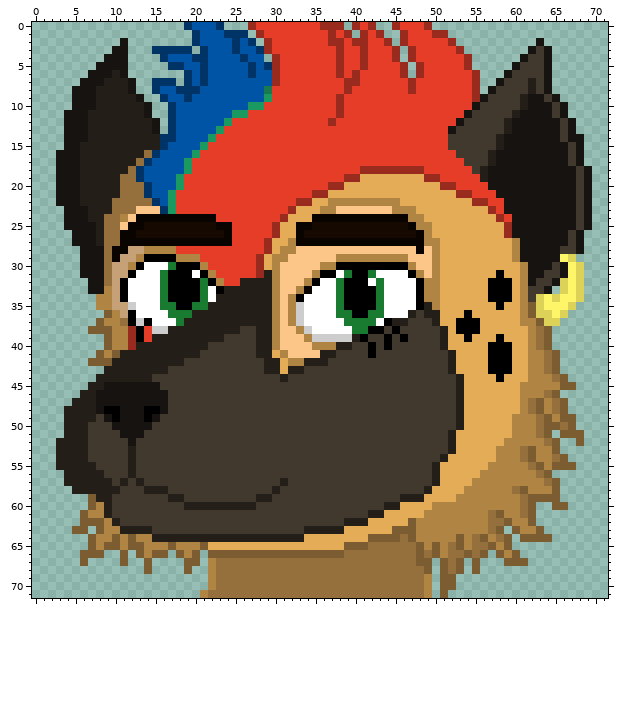
Two versions of one sprite sheet, sprites/spr_nat_faces/531d35eb-730a-4ca3-bacc-f66650528c78.png. The picture above was drawn from the file before the commit.
The file is 72x72 pixels.
And afterwards:
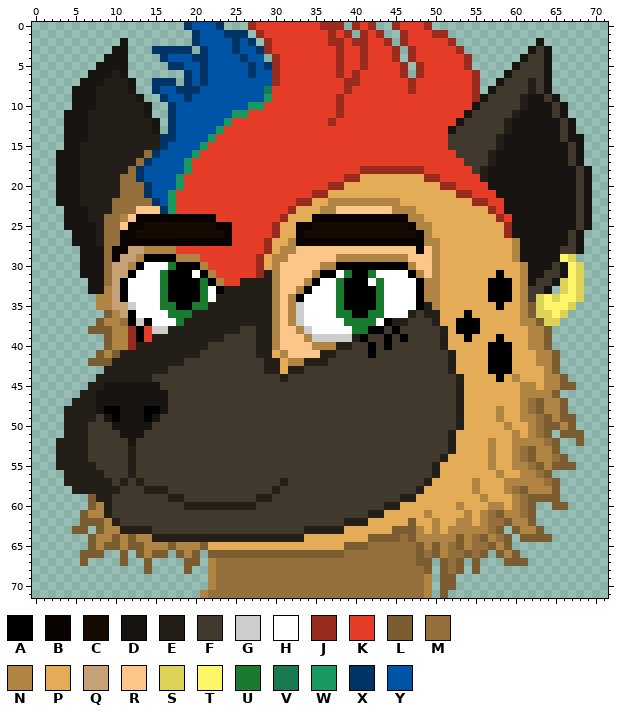
Palette (. is transparent): A #000000  B #0a0401  C #160902  D #161310  E #231e18  F #42392e  G #cdcdcd  H #ffffff  J #992a1e  K #e53d27  L #7c5c31  M #96703c  N #b08442  P #e5ac57  Q #c6a077  R #fdc689  S #dbd257  T #fff568  U #197b30  V #187a4e  W #1a9961  X #003366  Y #0054a6
Difference:
y 38..40: x 63 M -> N
y 41..42: x 62 N -> P; x 64 M -> N
y 43: x 62..64 NNM -> PPN
y 44: x 60 P -> N; x 62..63 NN -> PP; x 65 M -> N
y 45: x 63 N -> P
y 46: x 64 M -> N
y 47: x 65 M -> N
y 48: x 58 P -> N; x 65 M -> N
y 49: x 58 P -> N; x 60 N -> P
y 50: x 59..61 PNN -> NPP; x 66 M -> N
y 51: x 61 N -> P
y 52: x 57 P -> N; x 59 N -> P
y 53..54: x 57..59 PNN -> NPP
y 55: x 58..59 NN -> PP
y 56: x 56..57 NN -> PP; x 59..60 NN -> PP
y 57: x 49..50 FE -> EP; x 56..58 NNN -> PPP
y 58: x 48..49 FE -> EP; x 54 N -> P; x 56..58 NNN -> PPP
y 59: x 48 E -> P; x 53..55 NNN -> PPP; x 57..59 NNN -> PPP
y 60: x 50..52 NNN -> PPP; x 54..56 NNN -> PPP; x 59 N -> P
y 61: x 50..53 NNNN -> PPPP; x 55 N -> P
y 62: x 48..49 NN -> PP; x 51..52 NN -> PP; x 55 N -> P
y 63: x 49 N -> P; x 51 N -> P
Changed places in both pictures, as pixel boxes (x1, y1, x2, y2):
changed: (416, 326, 568, 534)
